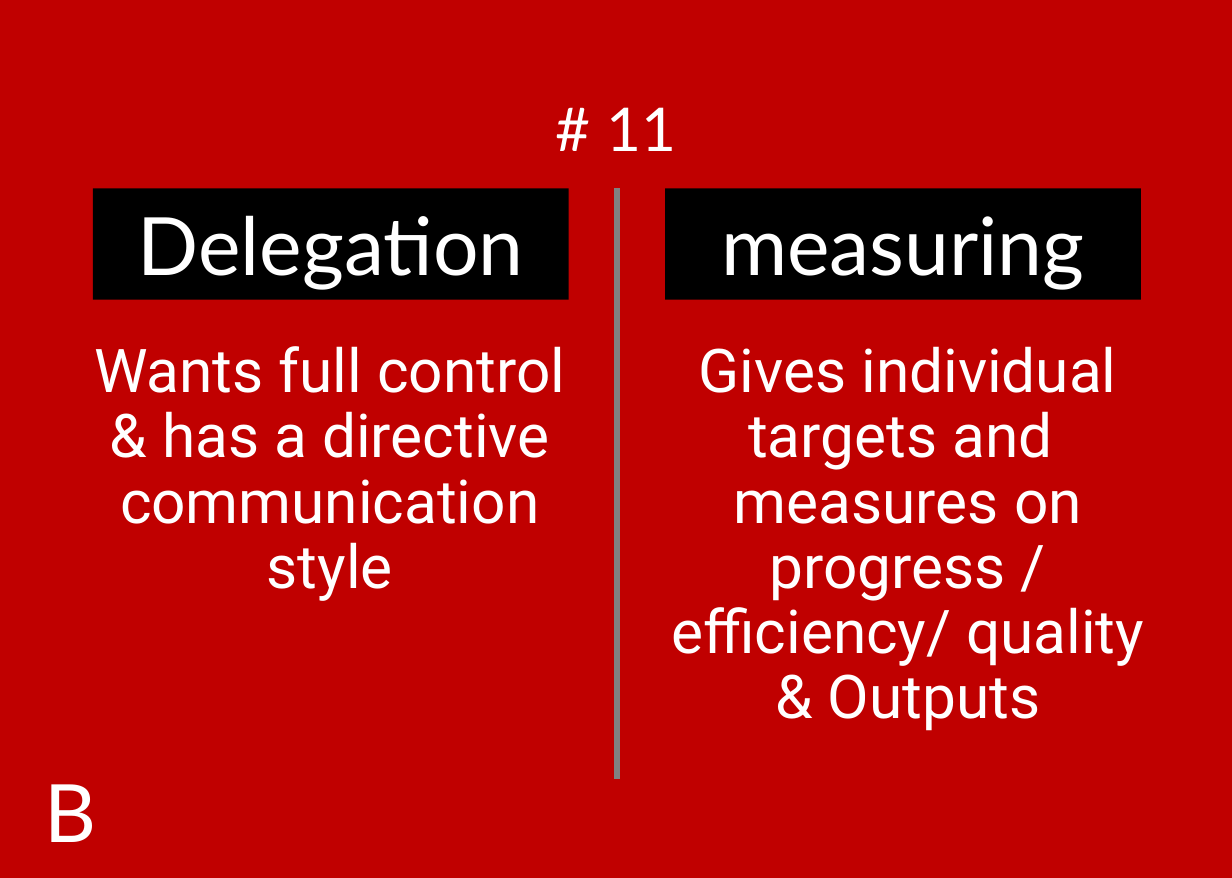
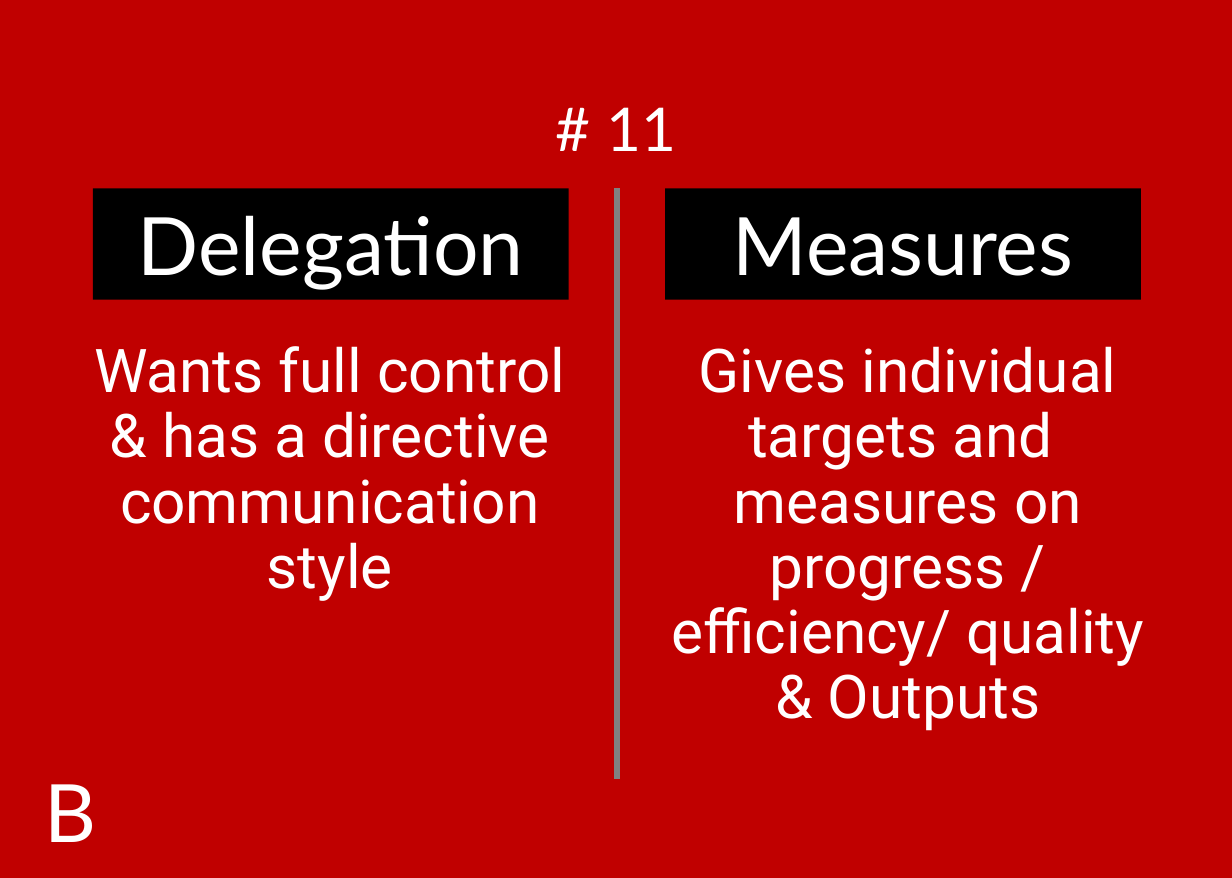
Before and after one commit to ScrumFacilitators/Exploring-Self-Management, a slide deck: slide 52 of Exploring Self-Management.pptx. Drawn at 1232x878 pixels with LibreOffice and Linux fonts; fonts in the diff are those of the drawing; background and template pictures are left out. Boxes give left, top, right and bottom in pixels: in the first picture for what was removed or moved away, otherwise in the second. Text is boxed around its words. In the diff, an @@ line names an element or a change of style, - is before the commit and + after.

```diff
--- a/Exploring Self-Management.pptx
+++ b/Exploring Self-Management.pptx
@@ text at (733, 217, 1073, 276): text changed @@
-measuring
+Measures
```
Also in this commit, not shown: 24 other slides changed.
